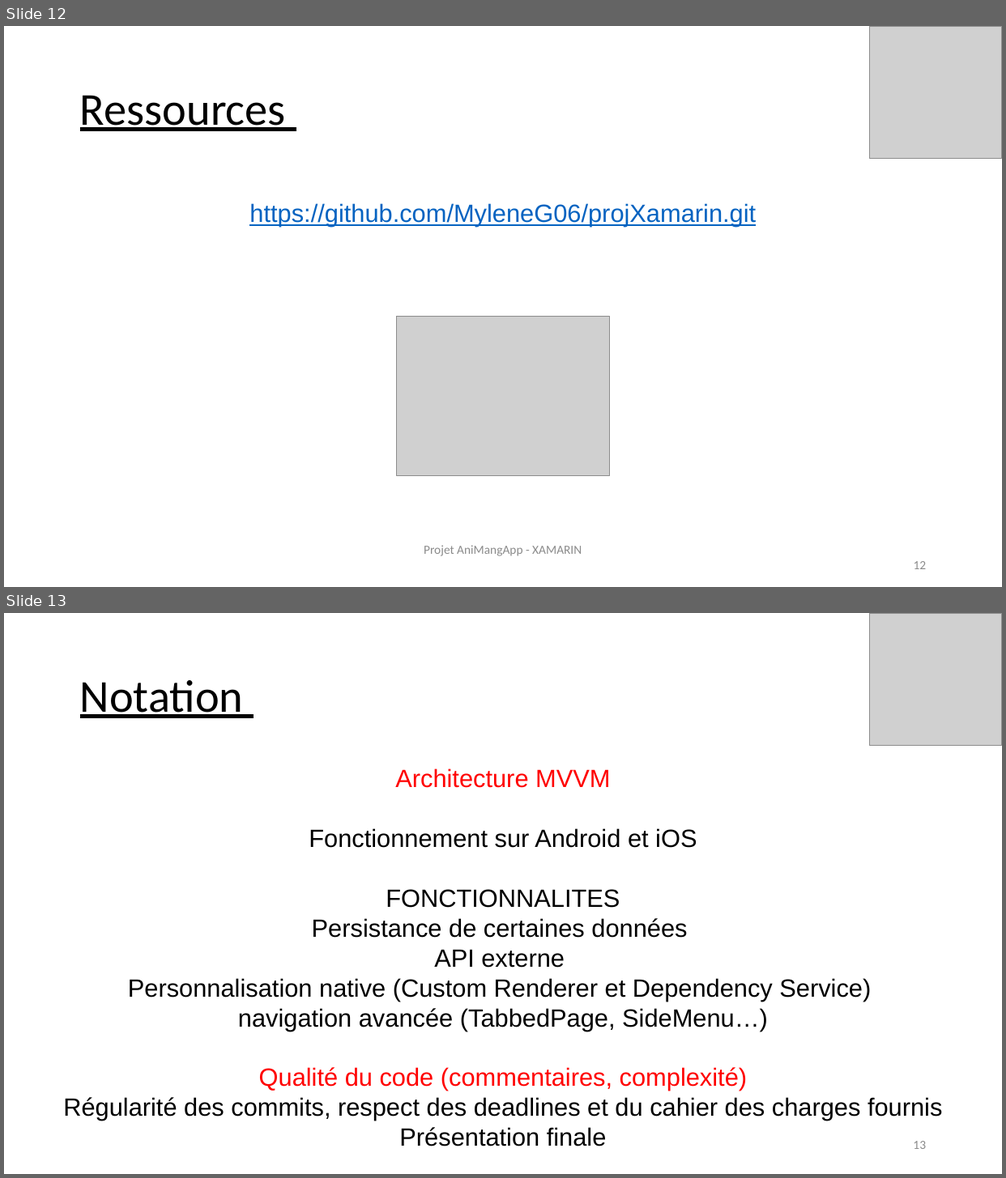
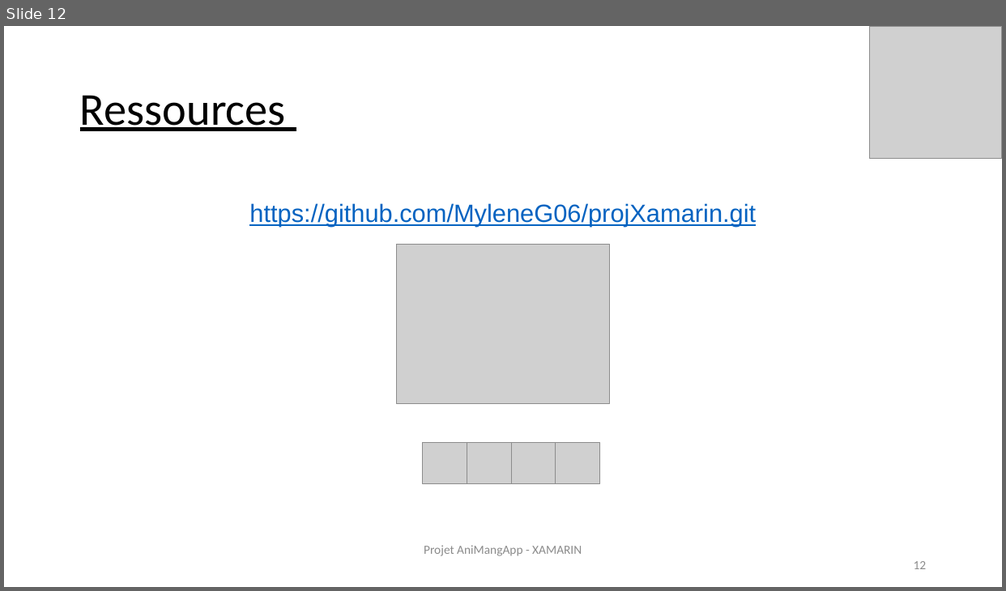
Before and after one commit to MyleneG06/projXamarin, a slide deck: Prez-Xamarin_AniMangApp.pptx. Shown one above the other, each under a label of ours: slides 12 and 13 before the commit, slide 12 after it. The pictures are 1006x1178 and 1006x591 pixels, drawn with LibreOffice and Linux fonts; fonts in the diff are those of the drawing; grey boxes stand for pictures. Boxes give left, top, right and bottom in pixels: in the first picture for what was removed or moved away, otherwise in the second. Text is boxed around its words. In the diff, an @@ line names an element or a change of style, - is before the commit and + after.

```diff
--- a/Prez-Xamarin_AniMangApp.pptx
+++ b/Prez-Xamarin_AniMangApp.pptx
@@ slide 13 removed at [4,613,1002,1174], background #FFFFFF @@
@@ picture removed at [869,613,1002,746] @@
@@ text removed at [80,680,244,718] @@
-Notation
@@ text removed at [63,769,942,1147] @@
-Architecture MVVM
-Fonctionnement sur Android et iOS
-FONCTIONNALITES
-Persistance de certaines données
-API externe
-Personnalisation native (Custom Renderer et Dependency Service)
-navigation avancée (TabbedPage, SideMenu…)
-Qualité du code (commentaires, complexité)
-Régularité des commits, respect des deadlines et du cahier des charges fournis
-Présentation finale
@@ page number removed at [913,1141,926,1149] @@
-13
@@ slide 12 changed as well @@
@@ picture: place and size @@
-picture at [397,317,610,476]
+picture at [396,244,609,403]
@@ picture added at [423,443,467,485] @@
@@ picture added at [467,443,511,485] @@
@@ picture added at [512,443,556,485] @@
@@ picture added at [556,443,600,485] @@
```
Also in this commit, not shown: 11 other slides changed.
